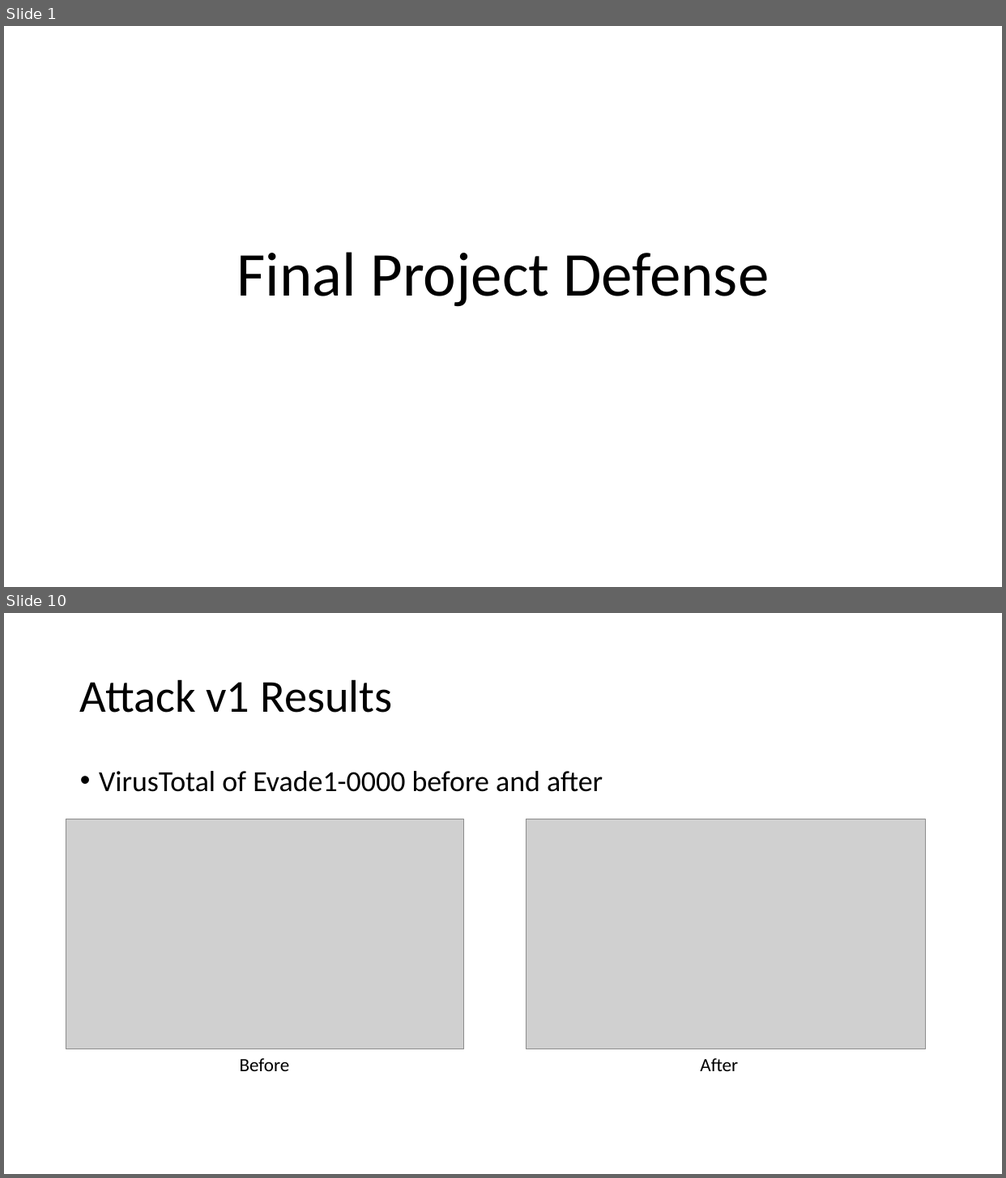
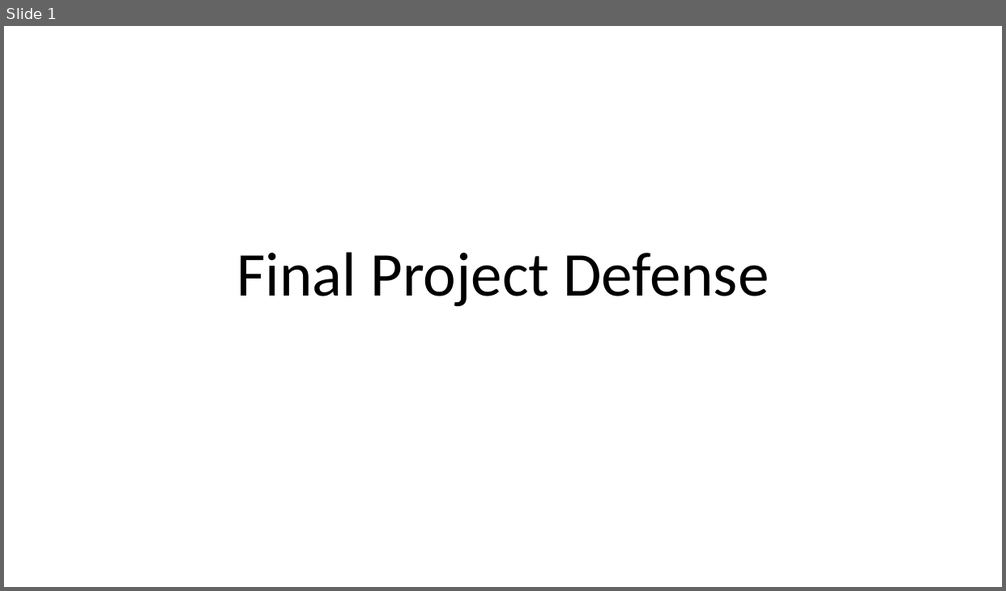
Before and after one commit to jgmuir/CSCE689_Team, a slide deck: defender/DefenderSlides.pptx. Shown one above the other, each under a label of ours: slides 1 and 10 before the commit, slide 1 after it; the slides between them are not shown. The pictures are 1006x1178 and 1006x591 pixels, drawn with LibreOffice and Linux fonts; fonts in the diff are those of the drawing; grey boxes stand for pictures. Boxes give left, top, right and bottom in pixels: in the first picture for what was removed or moved away, otherwise in the second. Text is boxed around its words. In the diff, an @@ line names an element or a change of style, - is before the commit and + after.

```diff
--- a/defender/DefenderSlides.pptx
+++ b/defender/DefenderSlides.pptx
@@ slide 10 removed at (4, 613, 1002, 1174), background #FFFFFF @@
@@ title removed at (80, 679, 392, 713) @@
-Attack v1 Results
@@ text removed at (99, 771, 603, 792) @@
-• VirusTotal of Evade1-0000 before and after
@@ picture removed at (66, 819, 464, 1050) @@
@@ picture removed at (526, 819, 926, 1050) @@
@@ text removed at (240, 1059, 290, 1071) @@
-Before
@@ text removed at (700, 1059, 738, 1071) @@
-After
```
Also in this commit, not shown: 2 slides changed, 12 slides added, 30 other slides removed, 1 other file.
